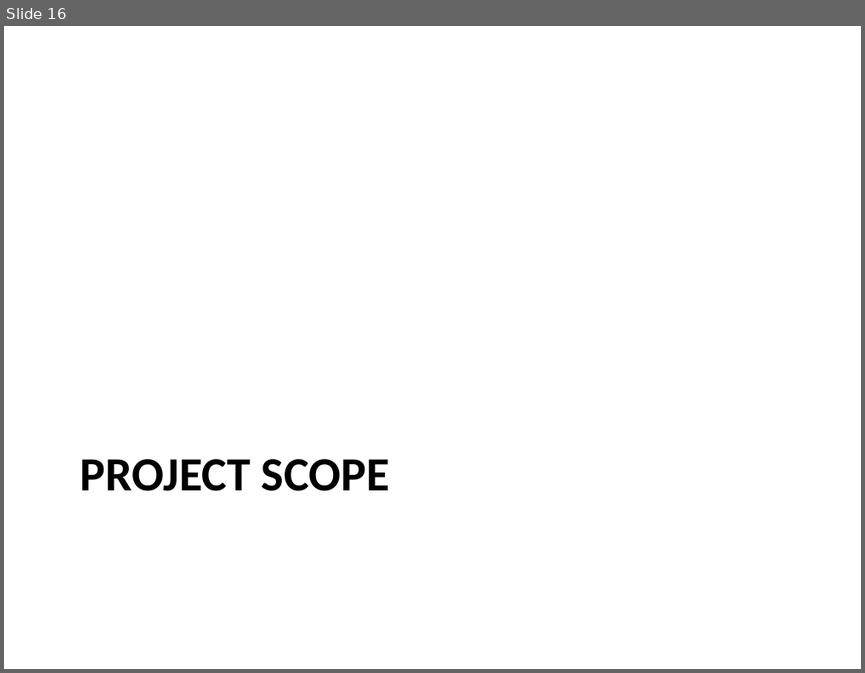
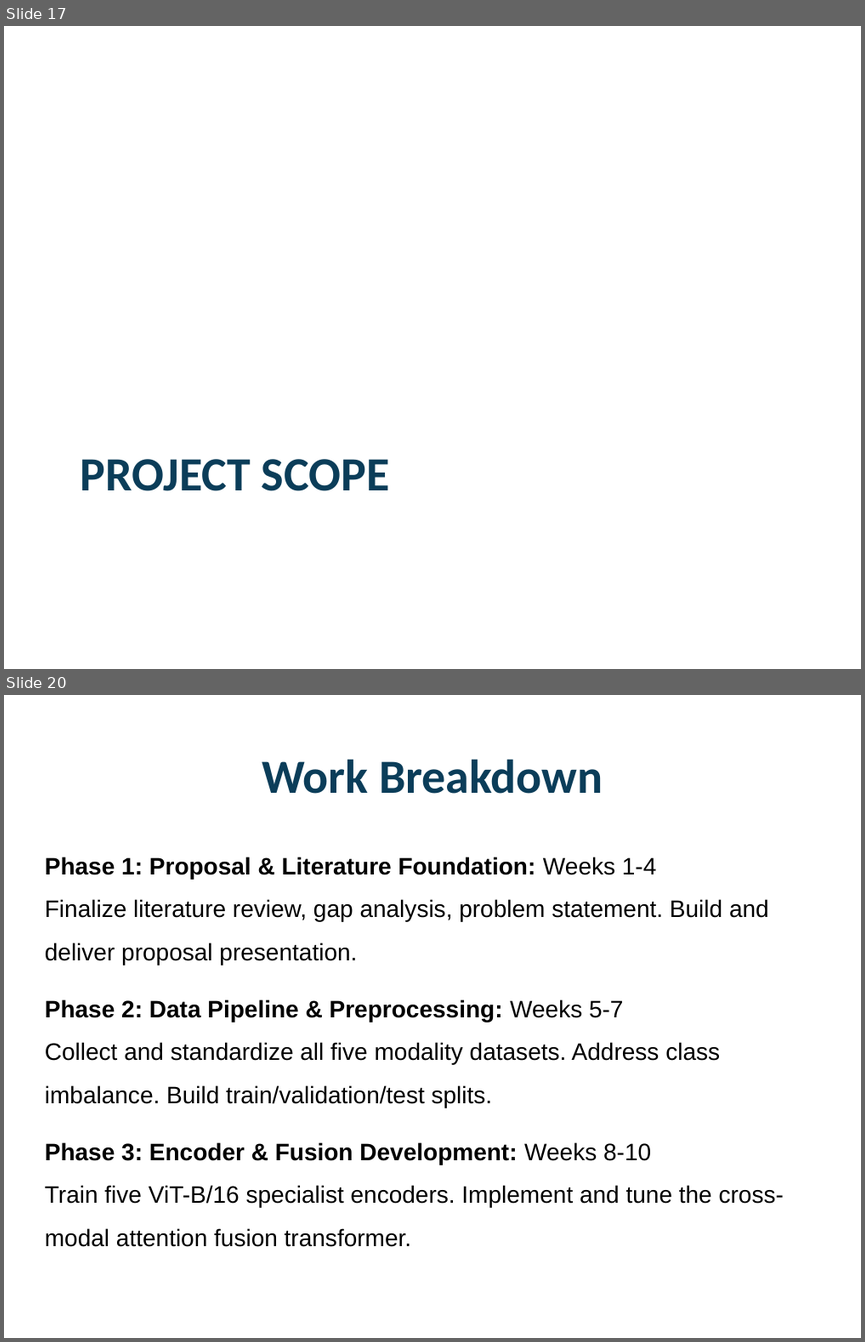
Before and after one commit to Jaffar-Kazmi/BodyScan, a slide deck: docs/proposal/slides.pptx. Shown one above the other, each under a label of ours: slide 16 before the commit, slides 17 and 20 after it; the slides between them are not shown. The pictures are 865x673 and 865x1342 pixels, drawn with LibreOffice and Linux fonts; fonts in the diff are those of the drawing; background and template pictures are left out. Boxes give left, top, right and bottom in pixels: in the first picture for what was removed or moved away, otherwise in the second. Text is boxed around its words. In the diff, an @@ line names an element or a change of style, - is before the commit and + after.

Commit message:
complete proposal slides

```diff
--- a/docs/proposal/slides.pptx
+++ b/docs/proposal/slides.pptx
@@ slide 20 added at (4,695,861,1338), background picture (left out) @@
@@ title added at (262,759,603,794), 40 pt, text #0B3D59, bold @@
+Work Breakdown
@@ text added at (45,857,783,1207), 20 pt, text #000000 @@
+Phase 1: Proposal & Literature Foundation: Weeks 1-4
+Finalize literature review, gap analysis, problem statement. Build and deliver proposal presentation.
+Phase 2: Data Pipeline & Preprocessing: Weeks 5-7
+Collect and standardize all five modality datasets. Address class imbalance. Build train/validation/test splits.
+Phase 3: Encoder & Fusion Development: Weeks 8-10
+Train five ViT-B/16 specialist encoders. Implement and tune the cross-modal attention fusion transformer.
@@ what was slide 16 is now slide 17 @@
@@ slide 17 changed as well @@
@@ title "PROJECT SCOPE" at (80,459,389,491): text colour #000000 to #0B3D59 @@
```
Also in this commit, not shown: 13 other slides changed, 8 other slides added, 5 slides removed.
